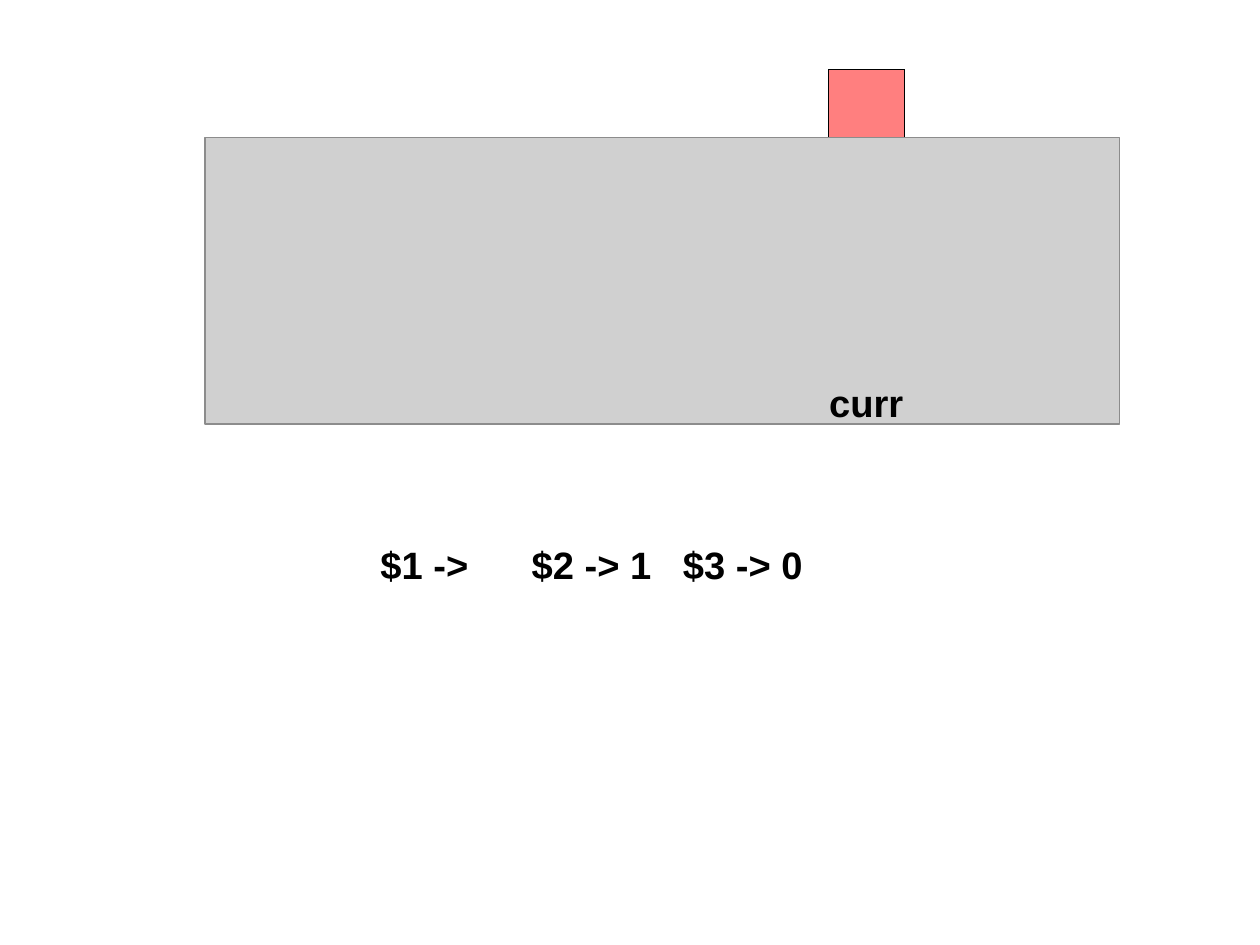
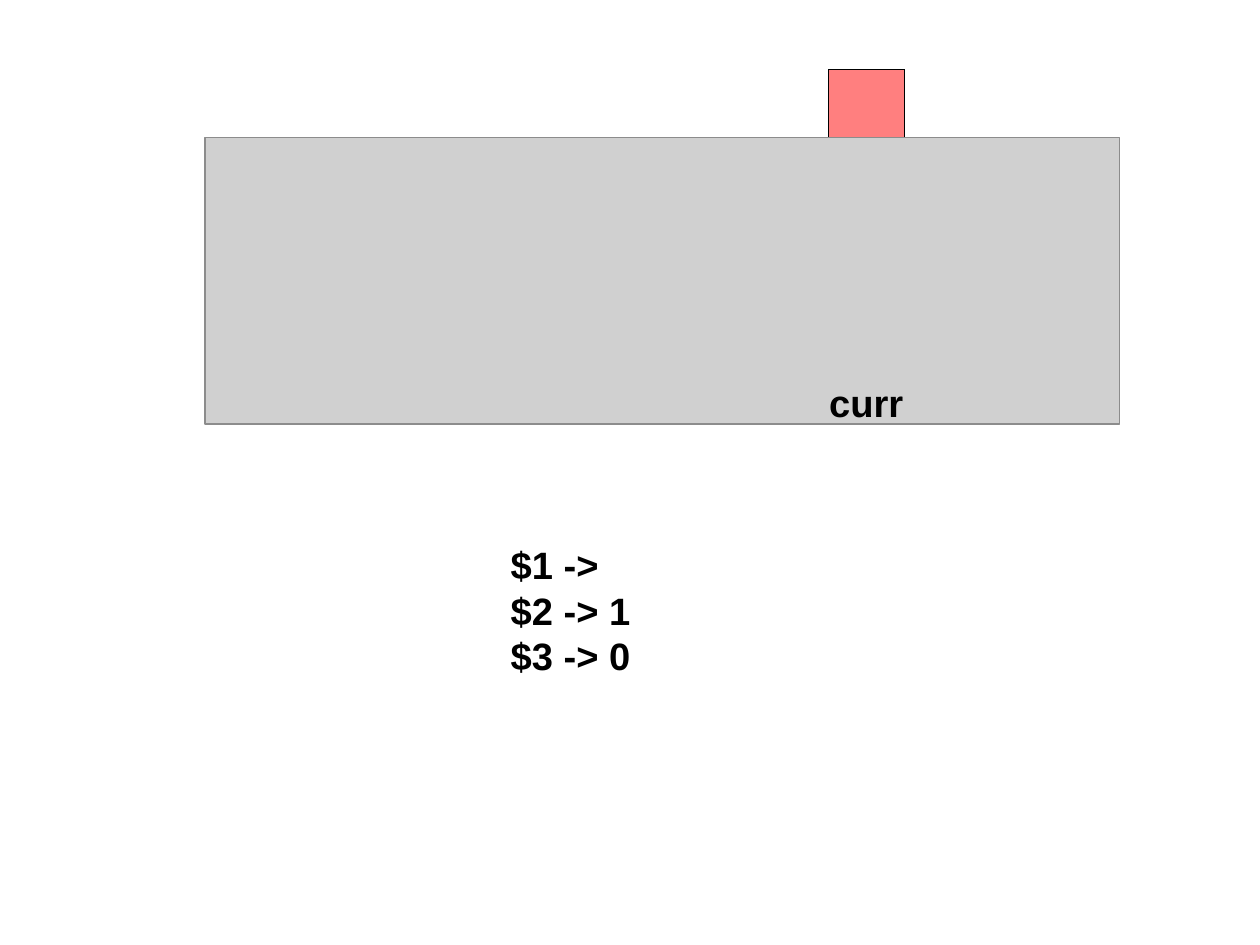
Before and after one commit to waseemilahi/drul, a slide deck: slide 11 of Presentation/MapperAnimation.odp. Drawn at 1260x945 pixels with LibreOffice and Linux fonts; fonts in the diff are those of the drawing; grey boxes stand for pictures. Boxes give left, top, right and bottom in pixels: in the first picture for what was removed or moved away, otherwise in the second. Text is boxed around its words. In the diff, an @@ line names an element or a change of style, - is before the commit and + after.

```diff
--- a/Presentation/MapperAnimation.odp
+++ b/Presentation/MapperAnimation.odp
@@ text at <box>511,550,630,673</box>: text changed @@
-$1 -> $2 -> 1 $3 -> 0
+$1 ->
+$2 -> 1
+$3 -> 0
```
Also in this commit, not shown: 12 other slides changed.
